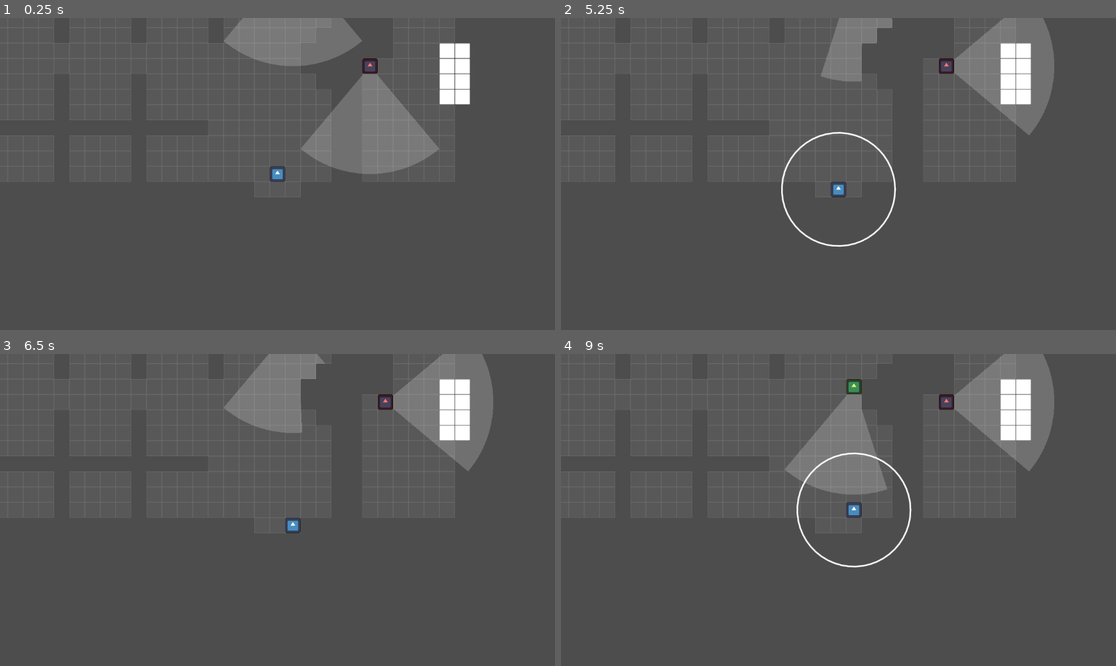
Above: before the commit, frames 1-4 (two rows, left to right).
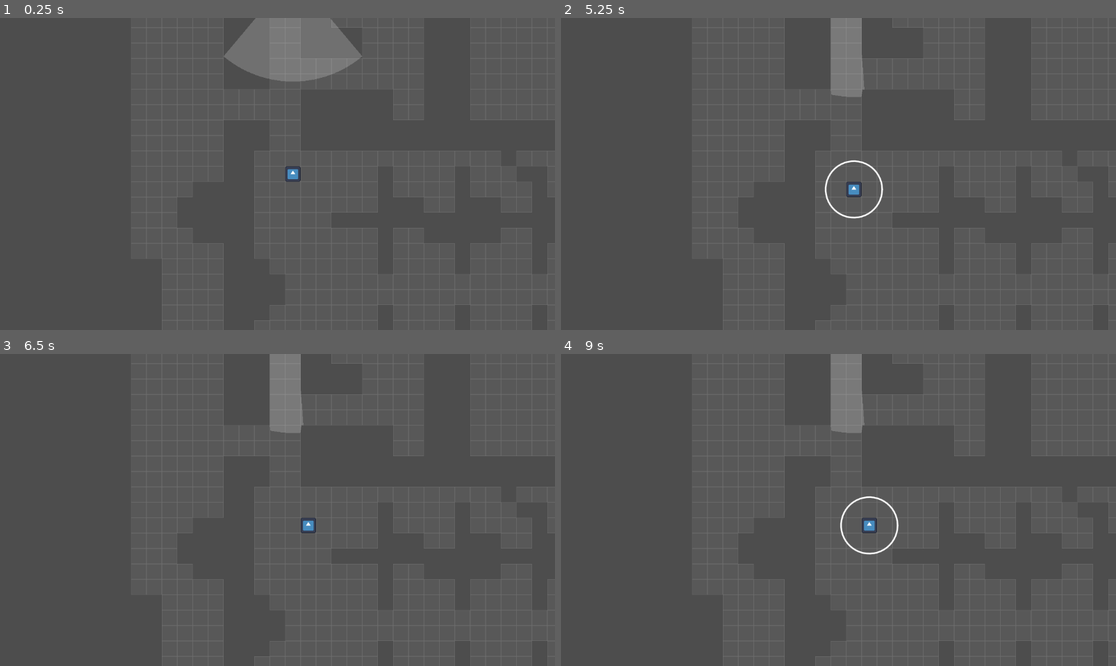
Above: after the commit, the same moments.

Repository: nexcoyocoatl/Projeto_Die_Hard
Game: Godot game, scene res://game.tscn
Two runs of this game, one before a commit and one after it. Both use one fixed random seed, a clock stepped at 60 frames per second and the inputs below. The engine's default icon, where the game draws it, is replaced by a stand-in: a white triangle on a blue panel in a dark square.
Inputs:
- Up to frame 1 (0.25 s): no input
- Up to frame 2 (5.25 s): tap Enter at 0.5 s; hold Right (player_move_right) 0.53-1.28 s; tap R (reset) at 1.25, 2, 2.75, 3.5, 4.15, 4.25 s; hold Down (player_move_down) 1.28-2.03 s; hold Right (player_move_right) 2.03-2.78 s; hold Up (player_move_up) 2.78-3.53 s; hold Left (player_move_left) 3.53-5.03 s; hold Down (player_move_down) from 5.03 s (still down)
- Up to frame 3 (6.5 s): release Down (player_move_down) at 5.78 s; hold Right (player_move_right) from 5.78 s (still down)
- Up to frame 4 (9 s): release Right (player_move_right) at 6.53 s; hold Up (player_move_up) 6.53-7.28 s; hold Right (player_move_right) 7.28-8.03 s; hold Down (player_move_down) 8.03-8.78 s; hold Left (player_move_left) from 8.78 s (still down)

The runs differ from the first frame. In frame 1, 9.1% of the frame differs, in the area x 0-100%, y 0-100%; in frame 2, 7.5%; in frame 3, 7.3%; in frame 4, 10%.

Commit message:
versão inicial de checkpoints

Diff:
--- a/Characters/npc.gd
+++ b/Characters/npc.gd
@@ -123,6 +123,7 @@
 				if (npc_type == NpcType.SHOOTER):
 					mode = Mode.AIMING
 				else:
+					print(2)
 					mode = Mode.FOLLOW
 
 			last_player_position = (player.global_position / GlobalVariables.TILE_SIZE).floor()
@@ -168,6 +169,7 @@
 
 				# TODO: fazer alerta no _process, talvez com outro raycast para parar o alerta
 				# antes de contar +1 no tempo
+				print("colidiu")
 				alert = true
 				cone_ray_angle = cone_ray_angle_alert
 				cone_ray.add_exception(player)
@@ -187,6 +189,7 @@
 		# TODO: TEMPORÁRIO
 		# Ver como tirar isso tudo depois (senão ele troca o cone pra branco por alguns momentos)
 		if (alert):
+			print(1)
 			mode = Mode.FOLLOW
 			aiming_timer = 0
 			feedback_label.visible = false
@@ -218,7 +221,6 @@
 
 func receive_points():
 	moving = true
-
 	match mode:
 		Mode.FOLLOW:
 			cone_ray.target_position = Vector2(0,cone_ray_dist_alert)
@@ -327,6 +329,7 @@
 	else:
 		aiming_timer = 0
 		feedback_label.visible = false
+		print(3)
 		mode = Mode.FOLLOW
 
 	# TODO: Temporário (trocar para alternativa de chamar direto o move_finished sem necessidade de delay?)
@@ -358,5 +361,6 @@
 	cone_ray.look_at(player.global_position)
 	cone_ray.rotation_degrees -= 90
 	if !alert:
+		print(4)
 		mode = Mode.FOLLOW
 		last_player_position = (player.global_position / GlobalVariables.TILE_SIZE).floor()
--- a/Characters/player.tscn
+++ b/Characters/player.tscn
@@ -7,7 +7,7 @@
 size = Vector2(32, 32)
 
 [sub_resource type="CircleShape2D" id="CircleShape2D_eovys"]
-radius = 128.25
+radius = 64.0
 
 [node name="Player" type="CharacterBody2D" groups=["Player"]]
 process_mode = 1
--- /dev/null
+++ b/Global_Scripts/checkpoint_manager.gd
@@ -0,0 +1,25 @@
+extends Node
+
+var player_checkpoint_positions : Dictionary = {}
+var npc_checkpoint_data : Dictionary = {}
+
+func save(body : Player, respawn : Vector2):
+	player_checkpoint_positions[body] = (respawn / GlobalVariables.TILE_SIZE).floor()
+	for npc : Npc in get_tree().get_nodes_in_group("Npcs"):
+		print(npc.alert)
+		npc_checkpoint_data[npc] = {
+			"mode" : npc.mode,
+			"alert" : npc.alert,
+			"current_patrol_index" : npc.current_patrol_index,
+			"global_position" : (npc.global_position / GlobalVariables.TILE_SIZE).floor(),
+			"is_shooting" : npc.is_shooting,
+			"direction" : npc.direction,
+			"cone_ray_angle" : npc.cone_ray_angle,
+			"aiming_timer" : npc.aiming_timer,
+			"cone_ray_target_pos" : npc.cone_ray.target_position,
+			"last_player_position" : npc.last_player_position
+		}
+	print("Saved")
+
+func load_checkpoint():
+	get_tree().get_first_node_in_group("Game").current_scene.load_checkpoint()
--- /dev/null
+++ b/Levels/checkpoint.gd
@@ -0,0 +1,7 @@
+extends Area2D
+
+@onready var respawn : Vector2 = $Respawn.global_position
+
+func _on_body_entered(body: Node2D) -> void:
+	if body is Player:
+		CheckpointManager.save(body, respawn)
--- a/Levels/level.gd
+++ b/Levels/level.gd
@@ -1,7 +1,9 @@
 extends Node
+class_name Level
 
 var logical_tilemap : TileMapLayer
 var pathfinding_grid : AStarGrid2D = AStarGrid2D.new()
+var player : Player
 
 func init_pathgrid():
 	# Pathfinding
@@ -32,7 +34,7 @@
 	logical_tilemap = $Level1_LogicalTileMap
 	init_pathgrid()
 	var npcScene = preload("res://Characters/npc.tscn")
-	var player : Player = get_tree().get_nodes_in_group("Player")[0]
+	player = get_tree().get_nodes_in_group("Player")[0]
 	player.tilemap_layer = logical_tilemap
 	# Cria npcs no inicio dos paths
 	for path : Path2D in get_tree().get_nodes_in_group("Paths"):
@@ -44,6 +46,7 @@
 		add_child(line_path)
 
 		var npc: Npc = npcScene.instantiate()
+		npc.add_to_group("Npcs")
 		npc.line_path = line_path
 		npc.path = path
 		npc.player = player
@@ -51,3 +54,35 @@
 		npc.pathfinding_grid = pathfinding_grid
 		add_child(npc)
 		npc.position = npc.path.curve.get_point_position(0)
+
+func load_checkpoint() -> bool:
+	if player in CheckpointManager.player_checkpoint_positions:
+		player.visible = true
+		player.set_physics_process(true)
+		var half_tile = Vector2(GlobalVariables.TILE_SIZE / 2.0, GlobalVariables.TILE_SIZE / 2.0)
+		player.global_position = CheckpointManager.player_checkpoint_positions[player] * GlobalVariables.TILE_SIZE + half_tile
+		for npc: Npc in get_tree().get_nodes_in_group("Npcs"):
+			if npc in CheckpointManager.npc_checkpoint_data:
+				var data = CheckpointManager.npc_checkpoint_data[npc]
+				npc.global_position = data["global_position"] * GlobalVariables.TILE_SIZE + half_tile
+				if data.has("mode"):
+					npc.mode = data["mode"]
+				if data.has("alert"):
+					npc.alert = data["alert"]
+				if data.has("current_patrol_index"):
+					npc.current_patrol_index = data["current_patrol_index"]
+				if data.has("is_shooting"):
+					npc.is_shooting = data["is_shooting"]
+				if data.has("direction"):
+					npc.direction = data["direction"]
+				if data.has("cone_ray_angle"):
+					npc.cone_ray_angle = data["cone_ray_angle"]
+				if data.has("aiming_timer"):
+					npc.aiming_timer = data["aiming_timer"]
+				if data.has("cone_ray_target_pos"):
+					npc.cone_ray.target_position = data["cone_ray_target_pos"]
+				if data.has("last_player_position"):
+					npc.last_player_position = data["last_player_position"]
+
+		return true
+	return false
--- a/Levels/level.tscn
+++ b/Levels/level.tscn
@@ -7,6 +7,7 @@
 [ext_resource type="PackedScene" uid="uid://clbdybjufnd0r" path="res://Characters/player.tscn" id="4_km5ld"]
 [ext_resource type="Texture2D" uid="uid://cg874udpb5m23" path="res://Textures/Tiles/tile_logico_old.svg" id="5_n6hdu"]
 [ext_resource type="PackedScene" uid="uid://d0j4cwmip0v3u" path="res://Levels/level_end.tscn" id="6_1ainy"]
+[ext_resource type="Script" uid="uid://c0553u1iprt7a" path="res://Levels/checkpoint.gd" id="8_ecu0b"]
 
 [sub_resource type="TileSetAtlasSource" id="TileSetAtlasSource_eow3j"]
 texture = ExtResource("1_f2txt")
@@ -53,89 +54,17 @@
 sources/3 = SubResource("TileSetAtlasSource_j5wjh")
 sources/4 = SubResource("TileSetAtlasSource_km5ld")
 
-[sub_resource type="Curve2D" id="Curve2D_n6hdu"]
-_data = {
-"points": PackedVector2Array(0, 0, 0, 0, 1168, 816, 0, 0, 0, 0, 1168, 1008, 0, 0, 0, 0, 48, 1008, 0, 0, 0, 0, 48, 816, 0, 0, 0, 0, 48, 1008, 0, 0, 0, 0, 1168, 1008, 0, 0, 0, 0, 1168, 816)
-}
-point_count = 7
-
-[sub_resource type="Curve2D" id="Curve2D_km5ld"]
-_data = {
-"points": PackedVector2Array(0, 0, 0, 0, 48, 1200, 0, 0, 0, 0, 48, 1040, 0, 0, 0, 0, 1168, 1040, 0, 0, 0, 0, 1168, 1200, 0, 0, 0, 0, 1168, 1040, 0, 0, 0, 0, 48, 1040, 0, 0, 0, 0, 48, 1200)
-}
-point_count = 7
-
 [sub_resource type="Curve2D" id="Curve2D_42xju"]
 _data = {
 "points": PackedVector2Array(0, 0, 0, 0, 16, 368, 0, 0, 0, 0, 16, 400)
 }
 point_count = 2
 
-[sub_resource type="Curve2D" id="Curve2D_i2t4f"]
-_data = {
-"points": PackedVector2Array(0, 0, 0, 0, -240, 208, 0, 0, 0, 0, -240, 240)
-}
-point_count = 2
+[sub_resource type="RectangleShape2D" id="RectangleShape2D_ecu0b"]
+size = Vector2(64, 16)
 
-[sub_resource type="Curve2D" id="Curve2D_8cye3"]
-_data = {
-"points": PackedVector2Array(0, 0, 0, 0, 432, 272, 0, 0, 0, 0, 432, 240, 0, 0, 0, 0, 432, 272, 0, 0, 0, 0, 528, 272, 0, 0, 0, 0, 528, 240, 0, 0, 0, 0, 528, 272, 0, 0, 0, 0, 656, 272, 0, 0, 0, 0, 656, 240, 0, 0, 0, 0, 656, 272, 0, 0, 0, 0, 784, 272, 0, 0, 0, 0, 784, 240, 0, 0, 0, 0, 784, 272, 0, 0, 0, 0, 912, 272, 0, 0, 0, 0, 912, 240, 0, 0, 0, 0, 912, 272, 0, 0, 0, 0, 1040, 272, 0, 0, 0, 0, 1040, 240, 0, 0, 0, 0, 1040, 272, 0, 0, 0, 0, 944, 272, 0, 0, 0, 0, 944, 240, 0, 0, 0, 0, 944, 272, 0, 0, 0, 0, 816, 272, 0, 0, 0, 0, 816, 240, 0, 0, 0, 0, 816, 272, 0, 0, 0, 0, 688, 272, 0, 0, 0, 0, 688, 240, 0, 0, 0, 0, 688, 272, 0, 0, 0, 0, 560, 272, 0, 0, 0, 0, 560, 240, 0, 0, 0, 0, 560, 272, 0, 0, 0, 0, 432, 272, 0, 0, 0, 0, 432, 240)
-}
-point_count = 32
-
-[sub_resource type="Curve2D" id="Curve2D_2orkt"]
-_data = {
-"points": PackedVector2Array(0, 0, 0, 0, 976, 48, 0, 0, 0, 0, 976, 80, 0, 0, 0, 0, 976, 48, 0, 0, 0, 0, 848, 48, 0, 0, 0, 0, 848, 80, 0, 0, 0, 0, 848, 48, 0, 0, 0, 0, 720, 48, 0, 0, 0, 0, 720, 80, 0, 0, 0, 0, 720, 48, 0, 0, 0, 0, 592, 48, 0, 0, 0, 0, 592, 80, 0, 0, 0, 0, 592, 48, 0, 0, 0, 0, 464, 48, 0, 0, 0, 0, 464, 80, 0, 0, 0, 0, 464, 48, 0, 0, 0, 0, 368, 48, 0, 0, 0, 0, 368, 80, 0, 0, 0, 0, 368, 48, 0, 0, 0, 0, 496, 48, 0, 0, 0, 0, 496, 80, 0, 0, 0, 0, 496, 48, 0, 0, 0, 0, 624, 48, 0, 0, 0, 0, 624, 80, 0, 0, 0, 0, 624, 48, 0, 0, 0, 0, 752, 48, 0, 0, 0, 0, 752, 80, 0, 0, 0, 0, 752, 48, 0, 0, 0, 0, 880, 48, 0, 0, 0, 0, 880, 80, 0, 0, 0, 0, 880, 48, 0, 0, 0, 0, 976, 48)
-}
-point_count = 31
-
-[sub_resource type="Curve2D" id="Curve2D_aicyk"]
-_data = {
-"points": PackedVector2Array(0, 0, 0, 0, 1136, 464, 0, 0, 0, 0, 1104, 464)
-}
-point_count = 2
-
-[sub_resource type="Curve2D" id="Curve2D_8b0r0"]
-_data = {
-"points": PackedVector2Array(0, 0, 0, 0, 400, 624, 0, 0, 0, 0, 432, 624)
-}
-point_count = 2
-
-[sub_resource type="Curve2D" id="Curve2D_h6smj"]
-_data = {
-"points": PackedVector2Array(0, 0, 0, 0, 1296, 336, 0, 0, 0, 0, 1296, 368)
-}
-point_count = 2
-
-[sub_resource type="Curve2D" id="Curve2D_v5j5c"]
-_data = {
-"points": PackedVector2Array(0, 0, 0, 0, 1328, 400, 0, 0, 0, 0, 1328, 432)
-}
-point_count = 2
-
-[sub_resource type="Curve2D" id="Curve2D_5pxul"]
-_data = {
-"points": PackedVector2Array(0, 0, 0, 0, 1360, 400, 0, 0, 0, 0, 1360, 432)
-}
-point_count = 2
-
-[sub_resource type="Curve2D" id="Curve2D_fedht"]
-_data = {
-"points": PackedVector2Array(0, 0, 0, 0, 1392, 400, 0, 0, 0, 0, 1392, 432)
-}
-point_count = 2
-
-[sub_resource type="Curve2D" id="Curve2D_4c15r"]
-_data = {
-"points": PackedVector2Array(0, 0, 0, 0, 1424, 400, 0, 0, 0, 0, 1424, 432)
-}
-point_count = 2
-
-[sub_resource type="Curve2D" id="Curve2D_ait7k"]
-_data = {
-"points": PackedVector2Array(0, 0, 0, 0, 1328, 1040, 0, 0, 0, 0, 1360, 1040)
-}
-point_count = 2
+[sub_resource type="RectangleShape2D" id="RectangleShape2D_t2u7g"]
+size = Vector2(16, 32)
 
 [node name="Level" type="Node"]
 script = ExtResource("1_1ainy")
@@ -145,7 +74,7 @@
 tile_set = SubResource("TileSet_7jktm")
 
 [node name="Player" parent="." instance=ExtResource("4_km5ld")]
-position = Vector2(1136, 1264)
+position = Vector2(-16, 784)
 
 [node name="Camera2D" type="Camera2D" parent="Player"]
 drag_horizontal_enabled = true
@@ -161,47 +90,30 @@
 [node name="LevelEnd" parent="." instance=ExtResource("6_1ainy")]
 position = Vector2(1504, 1056)
 
-[node name="Fighter2" type="Path2D" parent="." groups=["Paths"]]
-curve = SubResource("Curve2D_n6hdu")
-
-[node name="Fighter1" type="Path2D" parent="." groups=["Paths"]]
-curve = SubResource("Curve2D_km5ld")
-
 [node name="Shooter1" type="Path2D" parent="." groups=["Paths"]]
 curve = SubResource("Curve2D_42xju")
 
-[node name="Shooter2" type="Path2D" parent="." groups=["Paths"]]
-curve = SubResource("Curve2D_i2t4f")
+[node name="Checkpoint1" type="Area2D" parent="."]
+position = Vector2(8, 688)
+script = ExtResource("8_ecu0b")
 
-[node name="Shooter3" type="Path2D" parent="." groups=["Paths"]]
-curve = SubResource("Curve2D_8cye3")
+[node name="CollisionShape2D" type="CollisionShape2D" parent="Checkpoint1"]
+position = Vector2(-8, 32)
+shape = SubResource("RectangleShape2D_ecu0b")
 
-[node name="Shooter4" type="Path2D" parent="." groups=["Paths"]]
-curve = SubResource("Curve2D_2orkt")
+[node name="Respawn" type="Marker2D" parent="Checkpoint1"]
+position = Vector2(-8, 0)
 
-[node name="Fighter3" type="Path2D" parent="." groups=["Paths"]]
-position = Vector2(0, 32)
-curve = SubResource("Curve2D_aicyk")
+[node name="Checkpoint2" type="Area2D" parent="."]
+position = Vector2(784, 440)
+script = ExtResource("8_ecu0b")
 
-[node name="Fighter4" type="Path2D" parent="." groups=["Paths"]]
-position = Vector2(0, 32)
-curve = SubResource("Curve2D_8b0r0")
+[node name="CollisionShape2D" type="CollisionShape2D" parent="Checkpoint2"]
+position = Vector2(32, -8)
+shape = SubResource("RectangleShape2D_t2u7g")
 
-[node name="Fighter5" type="Path2D" parent="." groups=["Paths"]]
-position = Vector2(0, 64)
-curve = SubResource("Curve2D_h6smj")
+[node name="Respawn" type="Marker2D" parent="Checkpoint2"]
+position = Vector2(0, -8)
 
-[node name="Fighter6" type="Path2D" parent="." groups=["Paths"]]
-curve = SubResource("Curve2D_v5j5c")
-
-[node name="Fighter7" type="Path2D" parent="." groups=["Paths"]]
-curve = SubResource("Curve2D_5pxul")
-
-[node name="Fighter8" type="Path2D" parent="." groups=["Paths"]]
-curve = SubResource("Curve2D_fedht")
-
-[node name="Fighter9" type="Path2D" parent="." groups=["Paths"]]
-curve = SubResource("Curve2D_4c15r")
-
-[node name="Shooter5" type="Path2D" parent="." groups=["Paths"]]
-curve = SubResource("Curve2D_ait7k")
+[connection signal="body_entered" from="Checkpoint1" to="Checkpoint1" method="_on_body_entered"]
+[connection signal="body_entered" from="Checkpoint2" to="Checkpoint2" method="_on_body_entered"]
--- a/Screens/game_over.gd
+++ b/Screens/game_over.gd
@@ -7,7 +7,8 @@
 	pass
 
 func _on_restart_btn_pressed() -> void:
-	get_tree().change_scene_to_file.call_deferred("res://game.tscn")
+	CheckpointManager.load_checkpoint()
+	#get_tree().change_scene_to_file.call_deferred("res://game.tscn")
 	self.queue_free() # a propria cena se mata
 
 func _on_quit_btn_pressed() -> void:
--- /dev/null
+++ b/checkpoint.tscn
@@ -0,0 +1,17 @@
+[gd_scene load_steps=3 format=3 uid="uid://das0j1l8n6nq1"]
+
+[ext_resource type="Script" uid="uid://c0553u1iprt7a" path="res://Levels/checkpoint.gd" id="1_luqgl"]
+
+[sub_resource type="RectangleShape2D" id="RectangleShape2D_njsvn"]
+size = Vector2(16, 16)
+
+[node name="Checkpoint" type="Area2D"]
+script = ExtResource("1_luqgl")
+
+[node name="CollisionShape2D" type="CollisionShape2D" parent="."]
+shape = SubResource("RectangleShape2D_njsvn")
+
+[node name="Respawn" type="Marker2D" parent="."]
+position = Vector2(0, -24)
+
+[connection signal="body_entered" from="." to="." method="_on_body_entered"]
--- a/game.gd
+++ b/game.gd
@@ -14,7 +14,7 @@
 var player_action_queue = []
 var world_moving : bool = false
 
-var current_scene = null
+var current_scene : Level = null
 
 func _ready() -> void:
 	world_moving = false
@@ -29,7 +29,9 @@
 	if event is InputEventKey:
 		if event.pressed:
 			if Input.is_action_pressed("reset"):
-				get_tree().change_scene_to_file.call_deferred("res://game.tscn")
+				if !current_scene.load_checkpoint():
+					get_tree().change_scene_to_file.call_deferred("res://game.tscn")
+				return
 
 			if (pause_time):
 				resume_processing() # Despausa em cada botão pressionado, caso necessário
--- a/project.godot
+++ b/project.godot
@@ -17,7 +17,8 @@
 
 [autoload]
 
-GlobalVariables="*res://global_variables.gd"
+GlobalVariables="*res://Global_Scripts/global_variables.gd"
+CheckpointManager="*res://Global_Scripts/checkpoint_manager.gd"
 
 [input]
 
Not shown, added: Global_Scripts/checkpoint_manager.gd.uid
Renamed: global_variables.gd -> Global_Scripts/global_variables.gd
Renamed: global_variables.gd.uid -> Global_Scripts/global_variables.gd.uid
Not shown, added: Levels/checkpoint.gd.uid
Not shown: 1 places in Levels/level.tscn that only renumber resources
